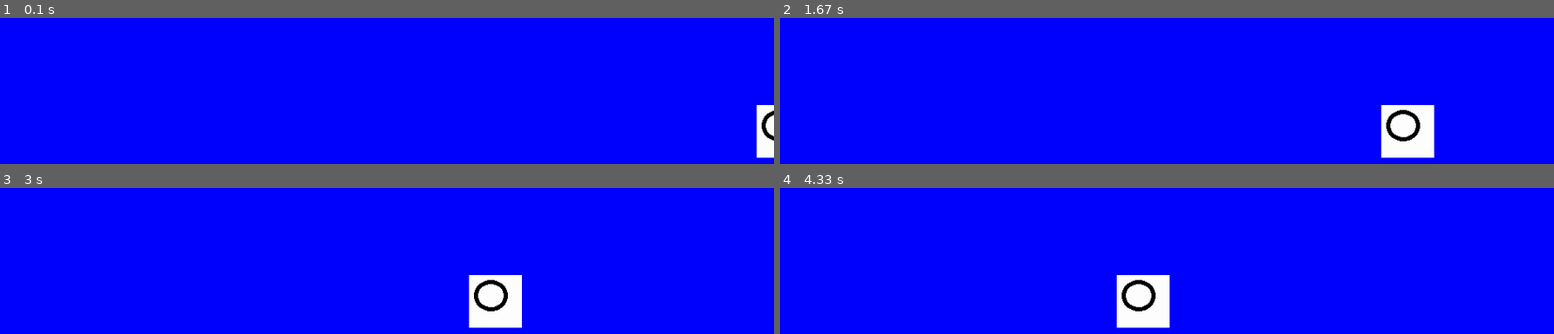
Above: before the commit, frames 1-4 (two rows, left to right).
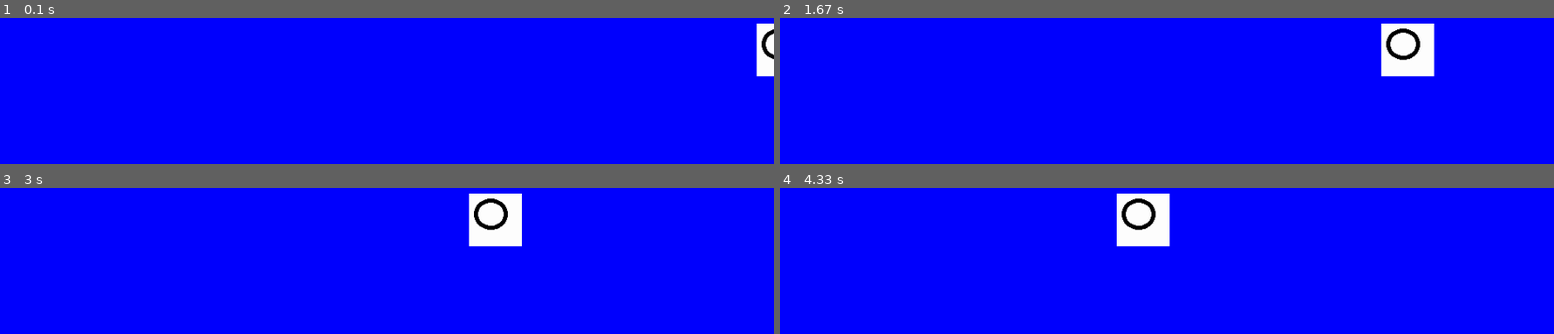
Above: after the commit, the same moments.

Repository: shavhp/WP1-CHILLASHOOTS
Game: pygame game, started from stepbystep.py
The game is run twice, just before and just after one commit, with the same random seed, the same clock (stepped at 60 frames per second) and the same inputs.
Inputs:
- Up to frame 1 (0.1 s): no input
- Up to frame 2 (1.67 s): no input
- Up to frame 3 (3 s): no input
- Up to frame 4 (4.33 s): no input

The runs differ from the first frame. In frame 1, 1.7% of the frame differs, in the area x 97-100%, y 3-97%; in frame 2, 5.1%, in the area x 77-85%, y 3-97%; in frame 3, 5.1%; in frame 4, 5.1%.

Commit message:
Update: Changed the rectangle to a image representing a enemy.

Diff:
--- a/stepbystep.py
+++ b/stepbystep.py
@@ -16,7 +16,7 @@
 # Enemy variables
 enemy_img = pygame.image.load('images/test.png')
 enemy_x = random.randint(1000, 1024)
-enemy_y = random.randint(100, 800)
+enemy_y = random.randint(0, 704)
 enemy_x_speed = random.randint(1, 2)
 
 # The game looping until the program is exited
